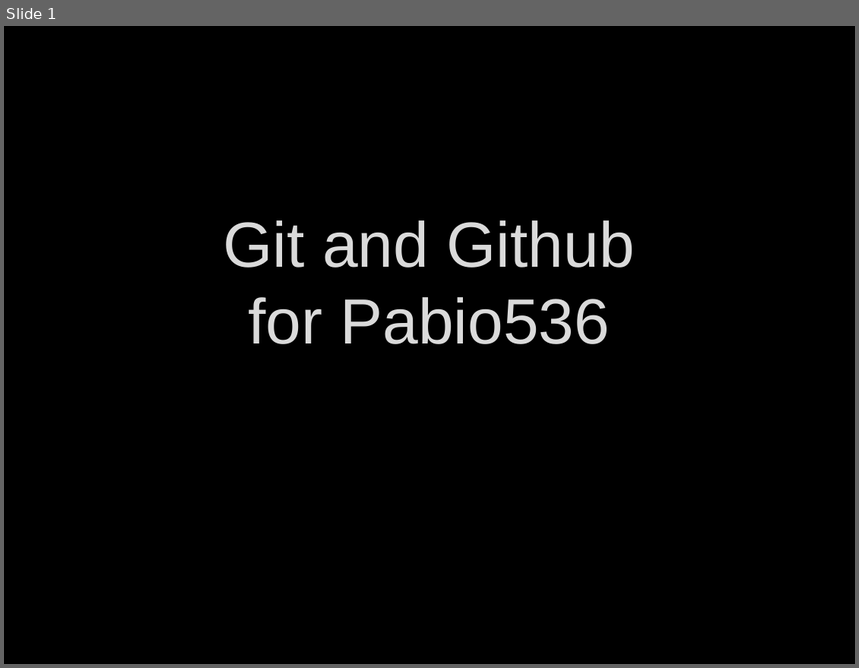
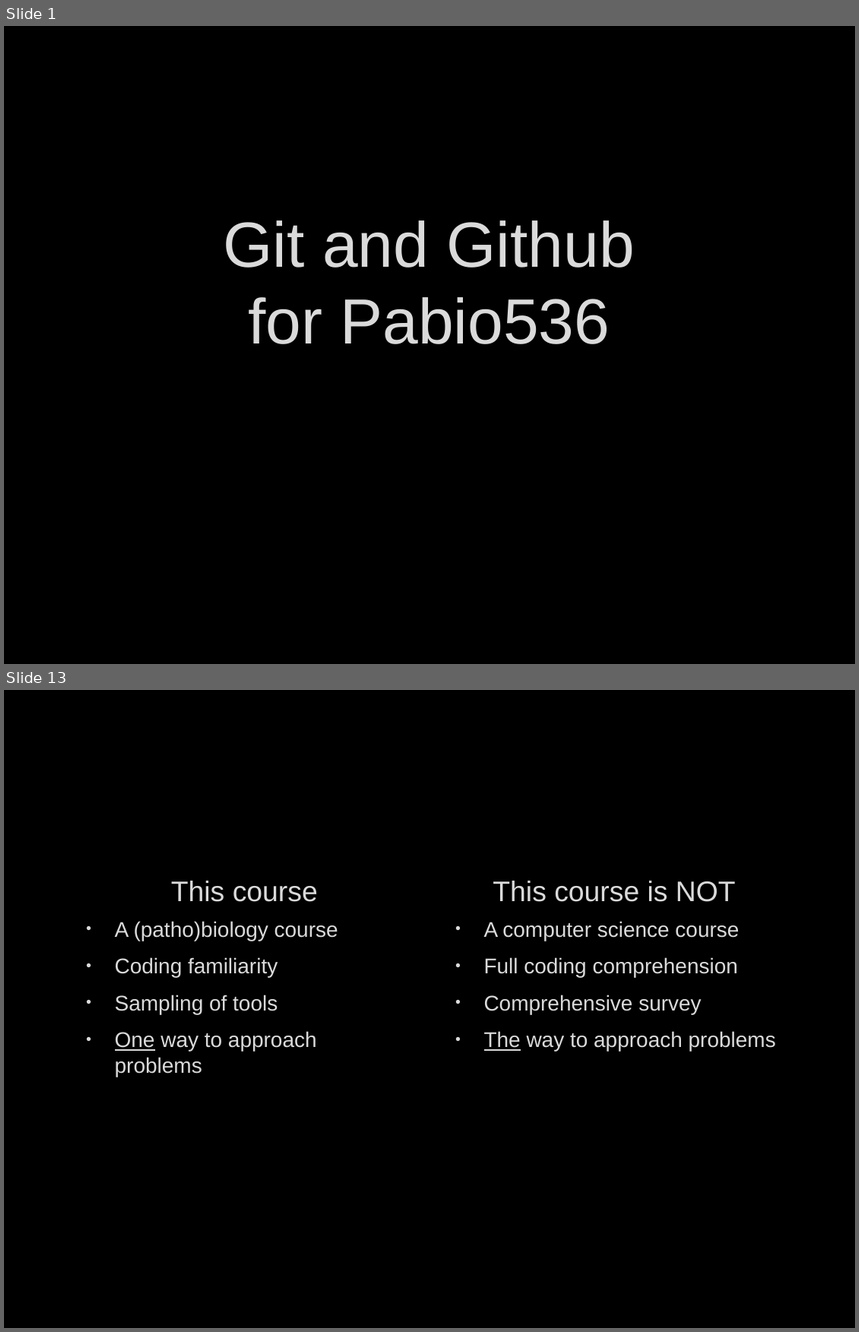
Before and after one commit to fdmast/Pabio536, a slide deck: C1_Introduction/ClassOne.GithubIntro.pptx. Shown one above the other, each under a label of ours: slide 1 before the commit, slides 1 and 13 after it; the slides between them are not shown. The pictures are 859x668 and 859x1332 pixels, drawn with LibreOffice and Linux fonts; fonts in the diff are those of the drawing; background and template pictures are left out. Boxes give left, top, right and bottom in pixels: in the first picture for what was removed or moved away, otherwise in the second. Text is boxed around its words. In the diff, an @@ line names an element or a change of style, - is before the commit and + after.

```diff
--- a/C1_Introduction/ClassOne.GithubIntro.pptx
+++ b/C1_Introduction/ClassOne.GithubIntro.pptx
@@ slide 13 added at <box>4,690,855,1328</box>, background picture (left out) @@
@@ text added at <box>171,881,318,902</box>, 24 pt, text #DADADA @@
+This course
@@ text added at <box>493,881,736,902</box>, 24 pt, text #DADADA @@
+This course is NOT
@@ text added at <box>115,921,338,1077</box>, 18 pt, text #DADADA @@
+• A (patho)biology course
+• Coding familiarity
+• Sampling of tools
+• One way to approach problems
@@ text added at <box>484,921,776,1051</box>, 18 pt, text #DADADA @@
+• A computer science course
+• Full coding comprehension
+• Comprehensive survey
+• The way to approach problems
```
Also in this commit, not shown: 2 slides changed, 9 other slides added, 11 slides removed, 5 other files.
